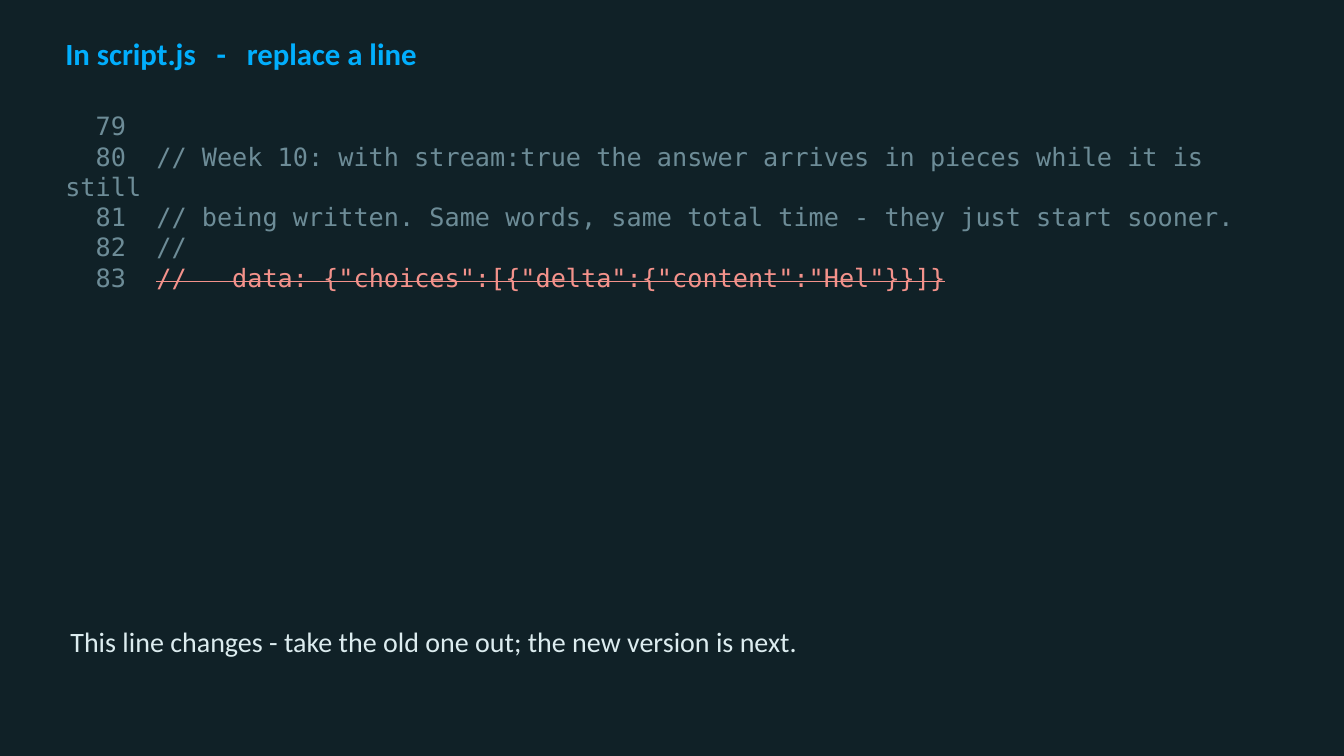
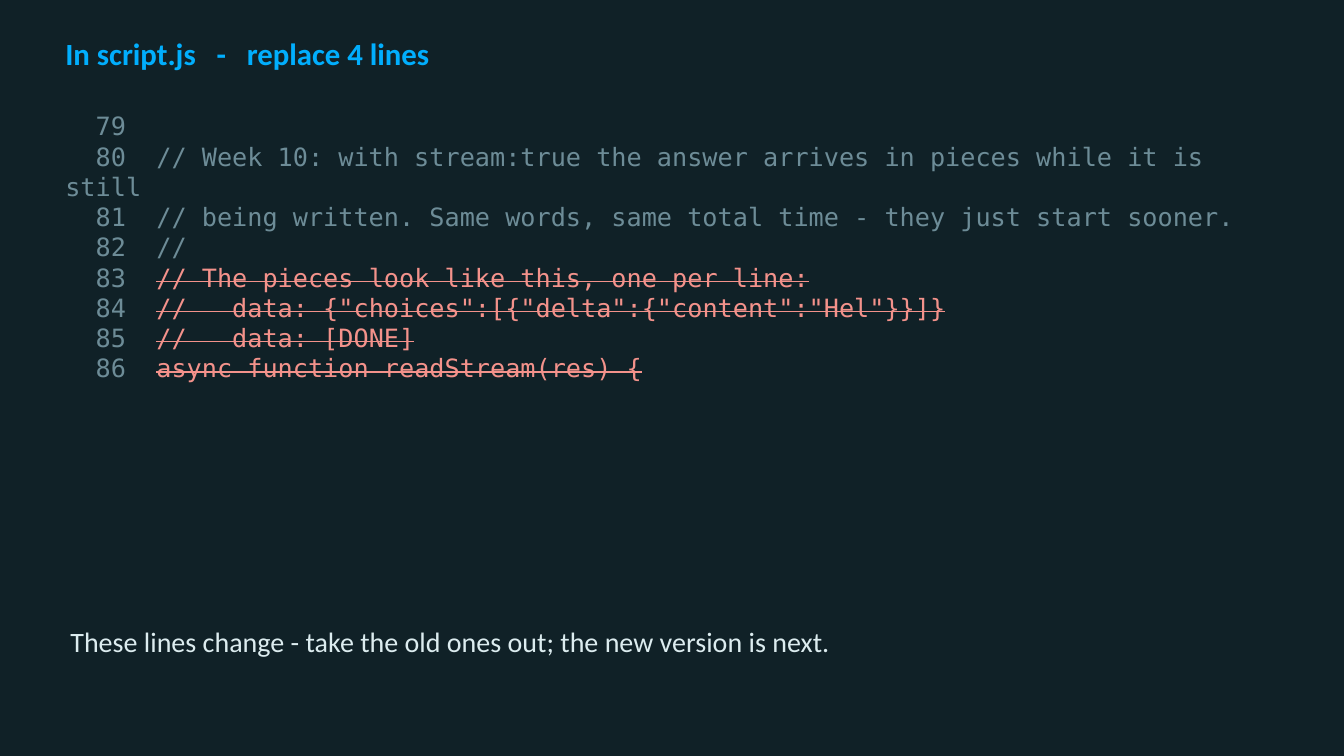
Before and after one commit to utgapps/utgapps.github.io, a slide deck: slide 6 of ai101/slides/week-11.pptx (slide 7 before the commit). Drawn at 1344x756 pixels with LibreOffice and Linux fonts; fonts in the diff are those of the drawing. Boxes give left, top, right and bottom in pixels: in the first picture for what was removed or moved away, otherwise in the second. Text is boxed around its words. In the diff, an @@ line names an element or a change of style, - is before the commit and + after.

```diff
--- a/ai101/slides/week-11.pptx
+++ b/ai101/slides/week-11.pptx
@@ text at <box>65,43,429,70</box>: text changed @@
-In script.js - replace a line
+In script.js - replace 4 lines
@@ text at <box>96,267,945,383</box>: text changed @@
-83 // data: {"choices":[{"delta":{"content":"Hel"}}]}
+83 // The pieces look like this, one per line:
+84 // data: {"choices":[{"delta":{"content":"Hel"}}]}
+85 // data: [DONE]
+86 async function readStream(res) {
@@ text at <box>70,632,829,657</box>: text changed @@
-This line changes - take the old one out; the new version is next.
+These lines change - take the old ones out; the new version is next.
```
Also in this commit, not shown: 2 other slides changed, 6 slides removed, 21 other files.
